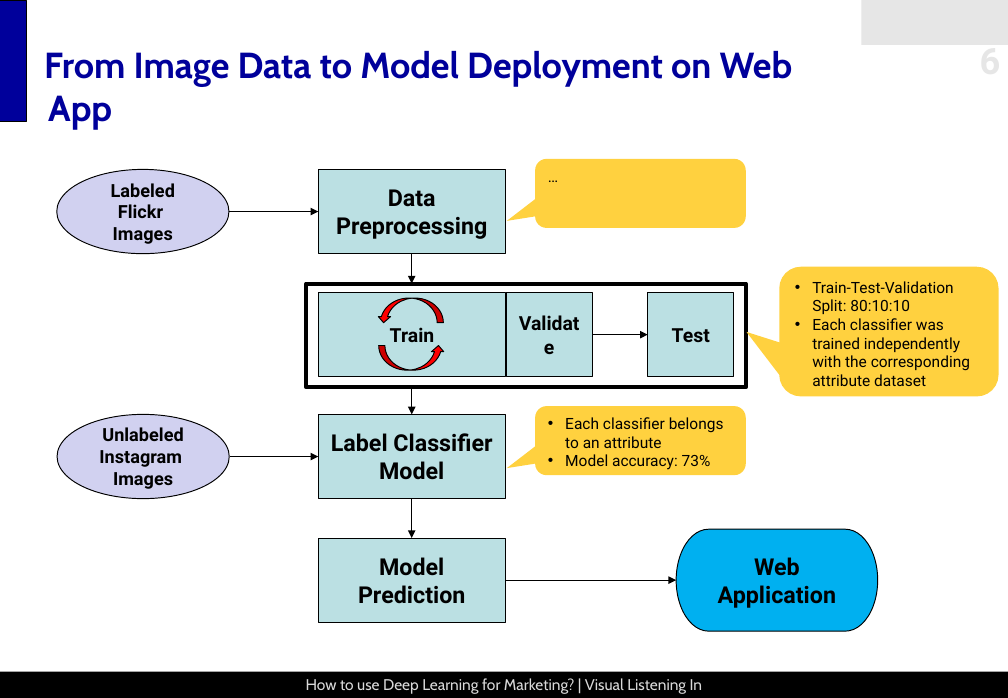
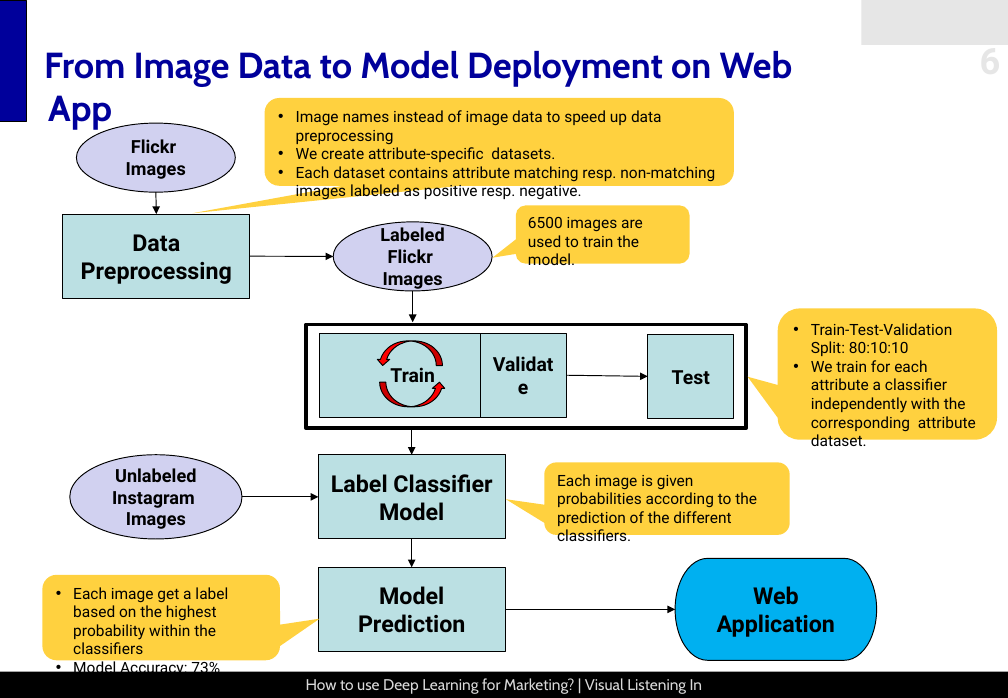
Before and after one commit to snoweZz/DLfM_BrandManagement, a slide deck: slide 6 of about_me/Visual Listening In_Draft.pptx. Drawn at 1008x698 pixels with LibreOffice and Linux fonts; fonts in the diff are those of the drawing. Boxes give left, top, right and bottom in pixels: in the first picture for what was removed or moved away, otherwise in the second. Text is boxed around its words. In the diff, an @@ line names an element or a change of style, - is before the commit and + after.

```diff
--- a/about_me/Visual Listening In_Draft.pptx
+++ b/about_me/Visual Listening In_Draft.pptx
@@ rounded speech box added at (264, 98, 733, 185), fill #FFD13F, 12 pt, text #000000 @@
+• Image names instead of image data to speed up data preprocessing
+• We create attribute-specific datasets.
+• Each dataset contains attribute matching resp. non-matching images labeled as positive resp. negative.
@@ ellipse "Flickr": place and size @@
-ellipse "Flickr" at (57, 169, 229, 254)
+ellipse "Flickr" at (76, 123, 235, 192)
@@ text in ellipse at (111, 183, 175, 197): paragraph removed @@
-Labeled
@@ arrow added from (156, 193) to (156, 214), #000000 0.75 pt @@
@@ rounded speech box "6500 images are used to ...": place and size @@
-rounded speech box "6500 images are used to ..." at (535, 159, 746, 228)
+rounded speech box "6500 images are used to ..." at (516, 206, 690, 264)
@@ rectangle "Data Preprocessing": place and size @@
-rectangle "Data Preprocessing" at (318, 169, 505, 254)
+rectangle "Data Preprocessing" at (63, 214, 250, 299)
@@ ellipse added at (333, 222, 492, 290), fill #D1D1F0, outline #000000 0.75 pt, 14 pt, text #000000, bold @@
+Labeled
+Flickr
+Images
@@ text in rounded speech box at (528, 217, 643, 269): text changed @@
-…
+6500 images are used to train the model.
@@ arrow moved from (229, 211) - (318, 211) to (249, 256) - (333, 257) @@
@@ arrow moved from (412, 254) - (412, 284) to (413, 291) - (413, 322) @@
@@ 4 rectangles, 1 rounded speech box, 1 curved up arrow, 1 arrow: place and size @@
-4 rectangles, 1 rounded speech box, 1 curved up arrow, 1 arrow at (306, 267, 1000, 499)
+4 rectangles, 1 rounded speech box, 1 curved up arrow, 1 arrow at (306, 308, 998, 540)
@@ rounded speech box "Train-Test-Validation Split: 80:10:10" at (778, 308, 998, 439): proportions changed @@
@@ curved up arrow: place and size @@
-curved up arrow at (378, 298, 444, 322)
+curved up arrow at (377, 341, 443, 365)
@@ rectangle "Validate": place and size @@
-rectangle "Validate" at (506, 292, 593, 377)
+rectangle "Validate" at (480, 333, 567, 418)
@@ arrow moved from (593, 335) - (648, 335) to (567, 375) - (648, 376) @@
@@ text in rounded speech box at (811, 360, 976, 450): text changed @@
-• Each classifier was trained independently with the corresponding attribute dataset
+• We train for each attribute a classifier independently with the corresponding attribute dataset.
@@ ellipse "Unlabeled": place and size @@
-ellipse "Unlabeled" at (57, 414, 229, 499)
+ellipse "Unlabeled" at (70, 455, 242, 540)
@@ rounded speech box "Each image is given probabilities ..." at (544, 463, 790, 535): proportions changed @@
@@ rounded speech box "Each image is given probabilities ...": place and size @@
-rounded speech box "Each image is given probabilities ..." at (535, 406, 746, 475)
+rounded speech box "Each image is given probabilities ..." at (544, 463, 790, 535)
@@ text in rounded speech box at (557, 474, 757, 546): text changed @@
-• Each classifier belongs to an attribute
-• Model accuracy: 73%
+Each image is given probabilities according to the prediction of the different classifiers.
@@ arrow moved from (230, 457) - (318, 457) to (242, 497) - (318, 497) @@
@@ arrow moved from (412, 499) - (412, 538) to (412, 539) - (412, 567) @@
@@ rounded speech box added at (43, 575, 280, 661), fill #FFD13F, 12 pt, text #000000 @@
+• Each image get a label based on the highest probability within the classifiers
+• Model Accuracy: 73%
@@ 1 rectangle, 1 pill shape, 1 arrow: place and size @@
-1 rectangle, 1 pill shape, 1 arrow at (318, 530, 879, 632)
+1 rectangle, 1 pill shape, 1 arrow at (318, 558, 878, 661)
```
Also in this commit, not shown: 2 other slides changed.
